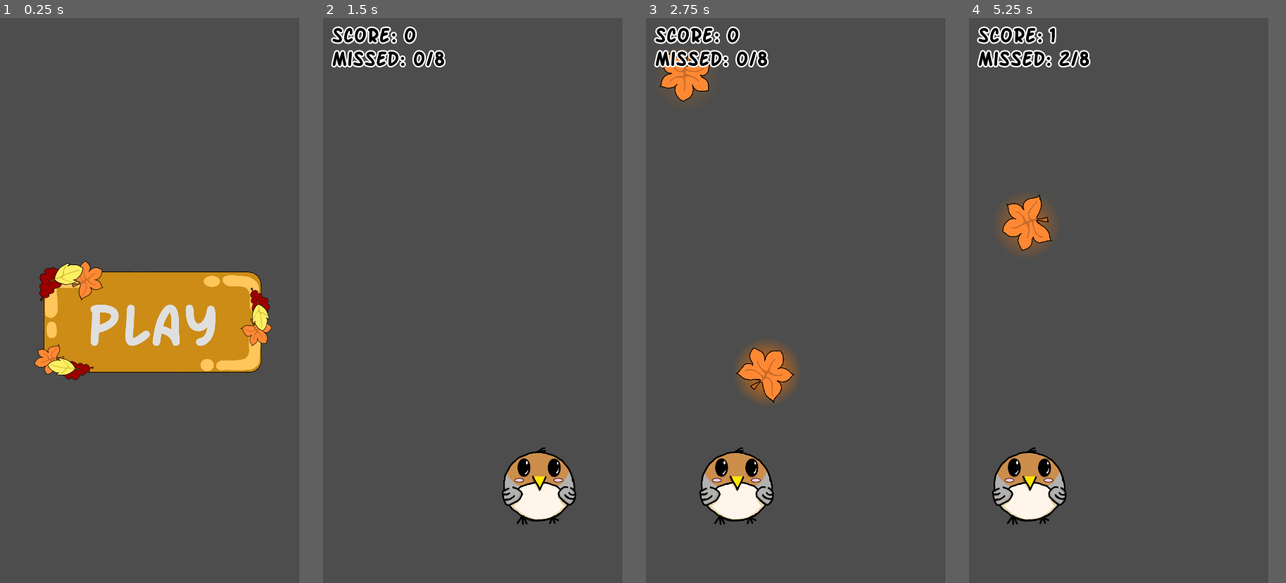
Above: before the commit, frames 1-4 (left to right).
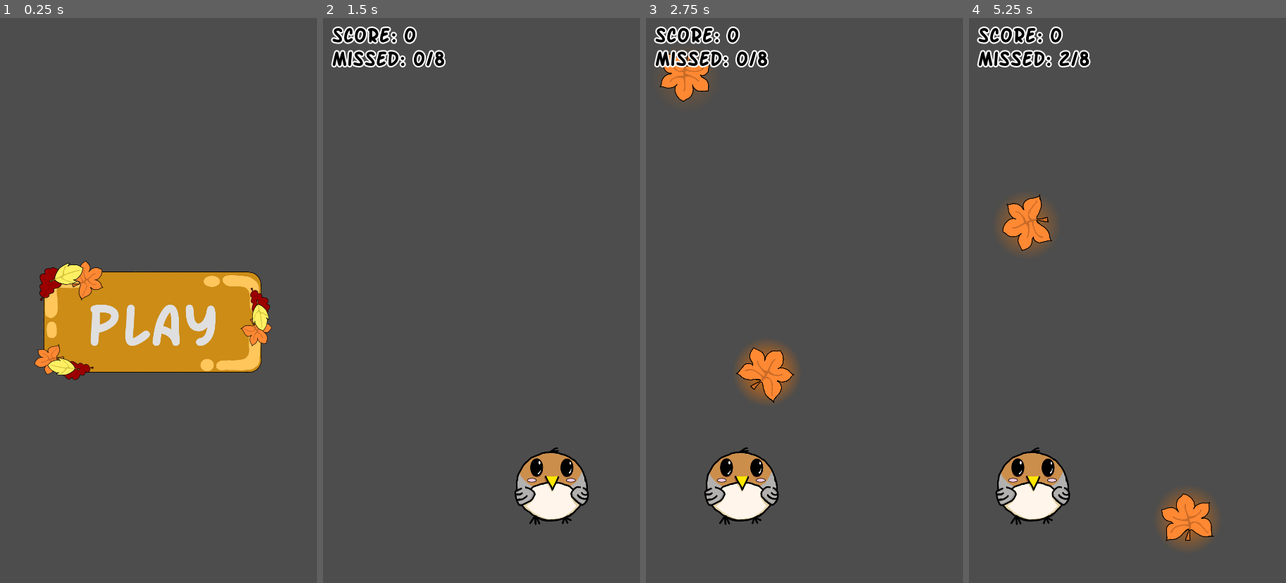
Above: after the commit, the same moments.

Repository: ezhor/Bird-Fall
Game: Godot game, scene res://Scenes/main.tscn
Two runs of this game, one before a commit and one after it. Both use one fixed random seed, a clock stepped at 60 frames per second and the inputs below.
Inputs (mouse positions are in pixels of both pictures, inside the frame that each line leads up to):
- Up to frame 1 (0.25 s): no input
- Up to frame 2 (1.5 s): click "Play" at 0.5 s; tap Enter at 1.25 s; move the mouse to (538, 272) at 1.27 s
- Up to frame 3 (2.75 s): move the mouse to (734, 328) at 2.02 s
- Up to frame 4 (5.25 s): move the mouse to (1149, 176) at 2.77 s; move the mouse to (1102, 413) at 3.52 s; move the mouse to (1209, 385) at 4.27 s; move the mouse to (1029, 215) at 5.02 s
In our replay, the window is 425x800 before the commit and 450x800 after it. These sizes can differ from the game's own. Grey fills any space a smaller window leaves; there, only what the larger window draws over its background counts as a difference.

The runs differ from the first frame. In frame 2, 2.2% of the frame differs, in the area x 56-84%, y 76-90%; in frame 3, 1.4%; in frame 4, 2.7%, in the area x 7-78%, y 1-94%.

Commit message:
Fixed game resolution

Diff:
--- a/project.godot
+++ b/project.godot
@@ -17,7 +17,7 @@
 
 [display]
 
-window/size/viewport_width=1020
+window/size/viewport_width=1080
 window/size/viewport_height=1920
 window/stretch/mode="viewport"
 window/handheld/orientation=1
